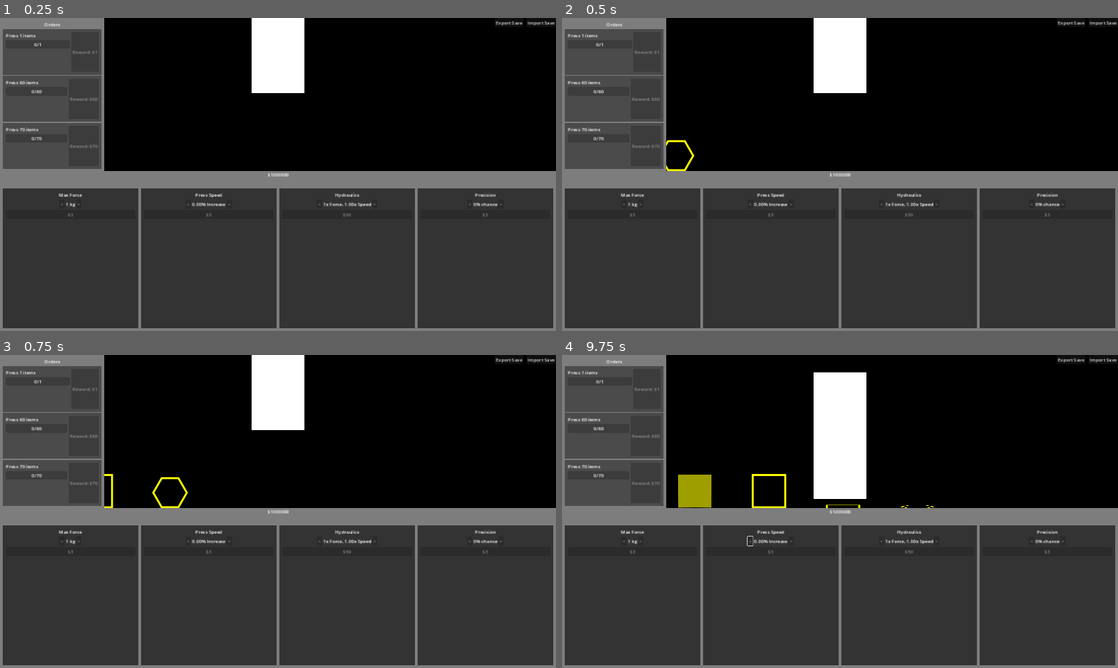
Above: before the commit, frames 1-4 (two rows, left to right).
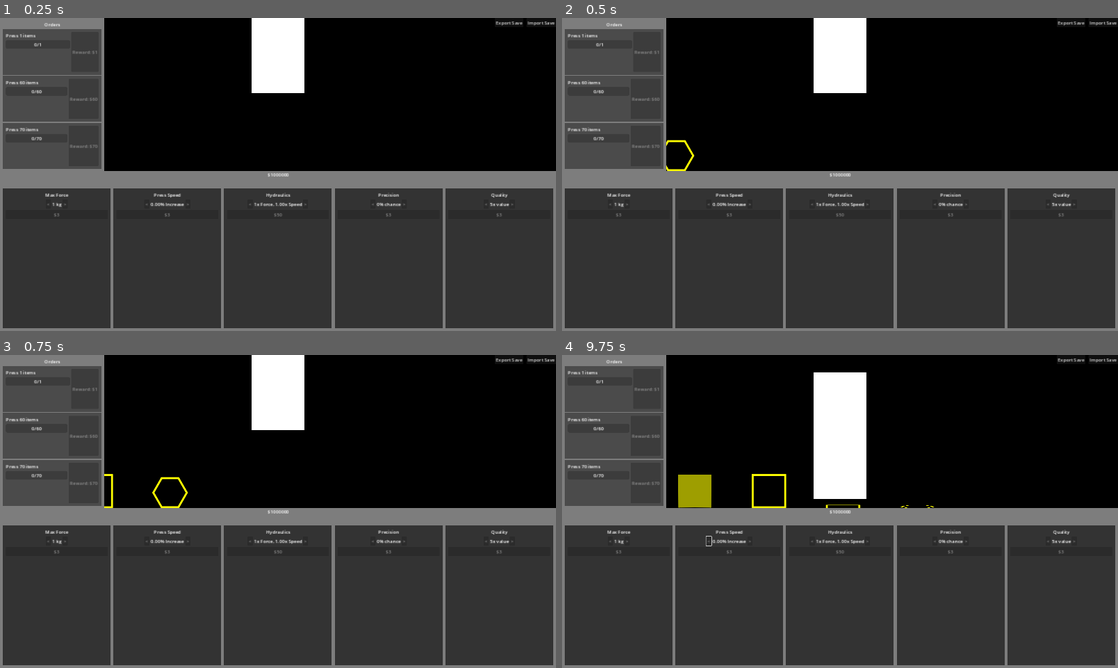
Above: after the commit, the same moments.

Repository: miyo6032/HydraulicPressIncremental
Game: Godot game, scene res://1_main.tscn
Same seed, same stepped clock (60 frames per second), same inputs: the game is played once before the commit and once after it.
Inputs (mouse positions are in pixels of both pictures, inside the frame that each line leads up to):
- Up to frame 1 (0.25 s): no input
- Up to frame 2 (0.5 s): no input
- Up to frame 3 (0.75 s): tap Enter at 0.5 s; move the mouse to (400, 495) at 0.52 s; hold Up (ui_up) from 0.53 s (still down); tap Tab at 0.6 s; click (400, 495) at 0.67 s
- Up to frame 4 (9.75 s): release Up (ui_up) at 1.25 s; click "Export Save" at 1.25 s; click "Import Save" at 2 s; drag from (728, 527) to (812, 574) at 2.77 s; move the mouse to (895, 442) at 3.52 s; hold Up (ui_up) 3.53-4.25 s; tap Tab every 1.5 s from 3.6 to 9.6 s; tap Space at 4.25, 9.5 s; drag from (812, 574) to (673, 464) at 4.27 s; move the mouse to (1006, 558) at 5.02 s; hold Down (ui_down) 5.03-5.75 s; drag from (673, 464) to (756, 433) at 5.77 s; move the mouse to (867, 511) at 6.52 s; hold Down (ui_down) 6.53-7.25 s; click (867, 511) at 6.67 s; drag from (756, 433) to (728, 527) at 7.27 s; move the mouse to (962, 495) at 8.02 s; hold Up (ui_up) 8.03-8.75 s; tap Enter at 8.75 s; drag from (728, 527) to (812, 574) at 8.77 s; move the mouse to (895, 442) at 9.52 s; hold Down (ui_down) from 9.53 s (still down)

The runs differ from the first frame. In frame 1, 2.3% of the frame differs, in the area x 8-93%, y 54-100%; in frame 2, 2.3%; in frame 3, 2.3%; in frame 4, 2.3%.
Error in both runs: Invalid access to property or key 'input' on a base object of type 'null instance'. (res://Main.gd:95)

Commit message:
add quality upgrade

Diff:
--- a/1_main.tscn
+++ b/1_main.tscn
@@ -6,13 +6,14 @@
 [ext_resource type="Resource" uid="uid://dnjuikwv7g0um" path="res://data/upgrades/speed_upgrade.tres" id="3_egk44"]
 [ext_resource type="Resource" uid="uid://qclp6dumrcog" path="res://data/upgrades/hydraulics_upgrade.tres" id="4_t8crt"]
 [ext_resource type="Resource" uid="uid://dow67n5q3k8fd" path="res://data/upgrades/precision_upgrade.tres" id="5_qnsgg"]
+[ext_resource type="Resource" uid="uid://b0fd8y0r07u2u" path="res://data/upgrades/quality_upgrade.tres" id="6_85bxp"]
 [ext_resource type="PackedScene" uid="uid://bn1wj400srr3t" path="res://order.tscn" id="6_fwinf"]
 [ext_resource type="Script" path="res://OrderManager.gd" id="6_n48yw"]
 [ext_resource type="Resource" uid="uid://5q2kvb77tv84" path="res://data/order_list.tres" id="7_hs1cp"]
 
 [node name="Main" type="Node"]
 script = ExtResource("1_kxjkt")
-upgrades = Array[Resource("res://UpgradeRes.gd")]([ExtResource("2_mf8dy"), ExtResource("3_egk44"), ExtResource("4_t8crt"), ExtResource("5_qnsgg")])
+upgrades = Array[Resource("res://UpgradeRes.gd")]([ExtResource("2_mf8dy"), ExtResource("3_egk44"), ExtResource("4_t8crt"), ExtResource("5_qnsgg"), ExtResource("6_85bxp")])
 
 [node name="Simulation" parent="." instance=ExtResource("1_widi8")]
 
--- a/Press.gd
+++ b/Press.gd
@@ -7,7 +7,7 @@
 const base_crushing_time = 2
 const base_crushing_power = 1
 const base_quality_press_chance = 0.0
-const base_quality_value_multiplier = 10
+const base_quality_value_multiplier = 5
 
 var crushing_power = base_crushing_power
 var crushing_time = base_crushing_time
@@ -45,6 +45,10 @@
         var upgrade_value = instance.upgrade.upgrade_value * instance.current_upgrade_level
         quality_press_chance = upgrade_value
         instance.set_upgrade_label("%.0f%s chance" % [(upgrade_value) * 100, "%"])
+    elif instance.upgrade.upgrade_type == Enums.UpgradeType.Quality:
+        var upgrade_value = base_quality_value_multiplier + instance.upgrade.upgrade_value * instance.current_upgrade_level
+        quality_value_multiplier = upgrade_value
+        instance.set_upgrade_label("%.0fx value" % [upgrade_value])
 
 func crush(crushable):
     var failed_crush = crushable.strength > crushing_power * power_hydraulic_multiplier
--- /dev/null
+++ b/data/upgrades/quality_upgrade.tres
@@ -0,0 +1,11 @@
+[gd_resource type="Resource" script_class="UpgradeRes" load_steps=2 format=3 uid="uid://b0fd8y0r07u2u"]
+
+[ext_resource type="Script" path="res://UpgradeRes.gd" id="1_3rp5y"]
+
+[resource]
+script = ExtResource("1_3rp5y")
+name = "Quality"
+upgrade_value = 2.0
+upgrade_type = 4
+tooltip = "Bonus value from quality presses"
+costs = Array[float]([3.0, 6.0, 12.0, 24.0, 48.0])
Not shown: 1 places in 1_main.tscn that only renumber resources
